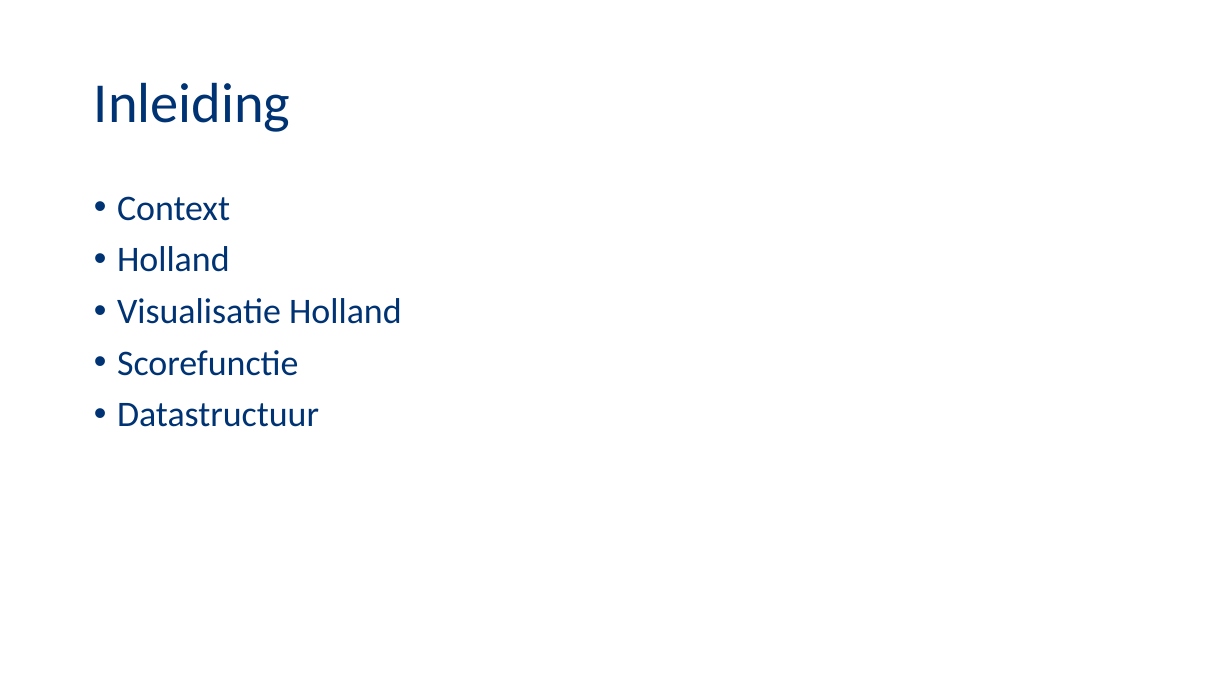
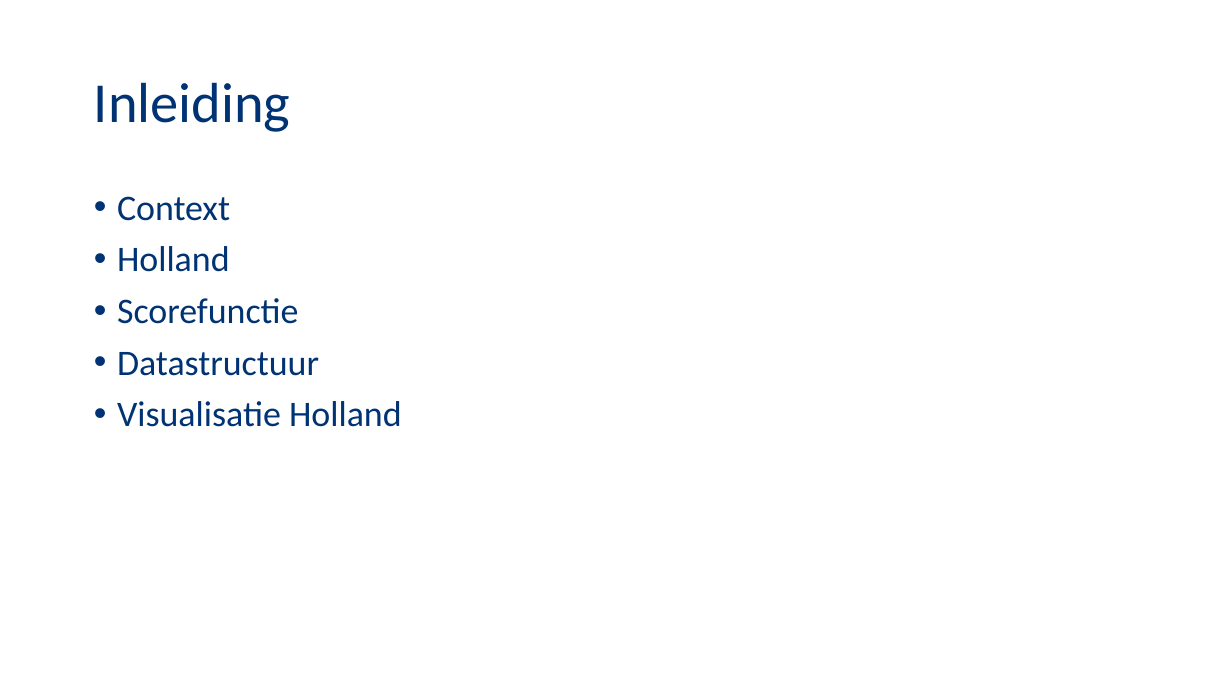
Before and after one commit to NegativeNancy/Team_Arjan, a slide deck: slide 2 of Presentaties/Presentatie1.pptx. Drawn at 1232x693 pixels with LibreOffice and Linux fonts; fonts in the diff are those of the drawing; background and template pictures are left out. Boxes give left, top, right and bottom in pixels: in the first picture for what was removed or moved away, otherwise in the second. Text is boxed around its words. In the diff, an @@ line names an element or a change of style, - is before the commit and + after.

```diff
--- a/Presentaties/Presentatie1.pptx
+++ b/Presentaties/Presentatie1.pptx
@@ text at [117,298,402,324]: paragraph removed @@
-• Visualisatie Holland
@@ text at [117,401,402,427]: paragraph added @@
+• Visualisatie Holland
```
Also in this commit, not shown: 1 other slide changed, 20 other files.
